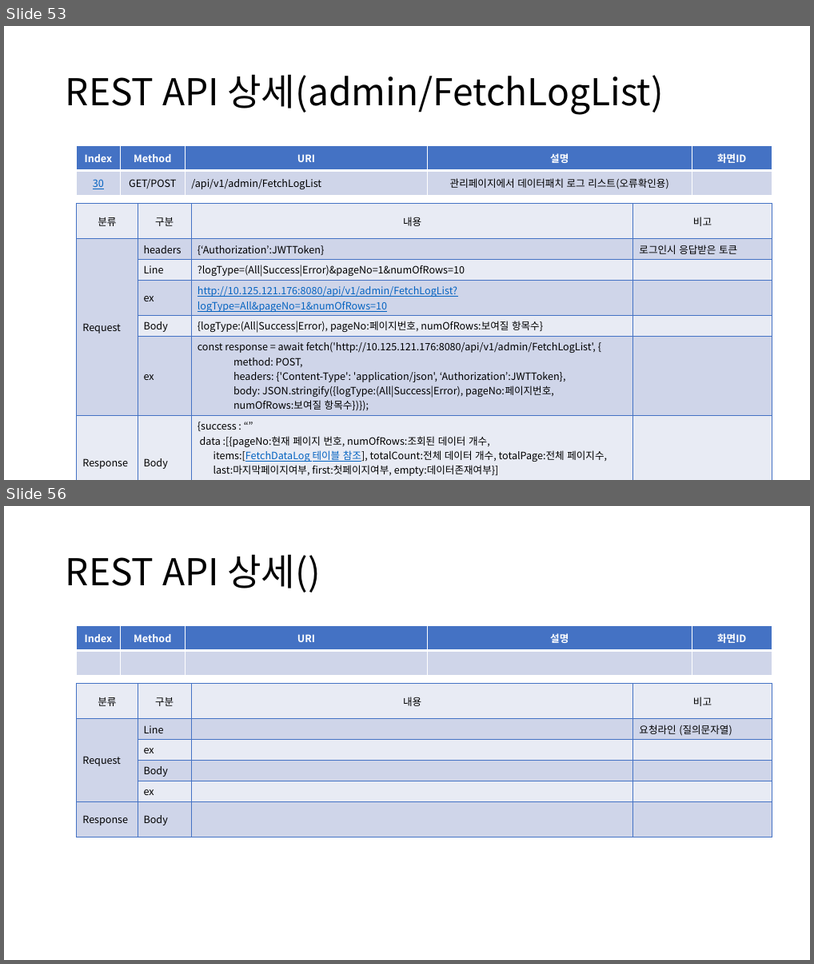
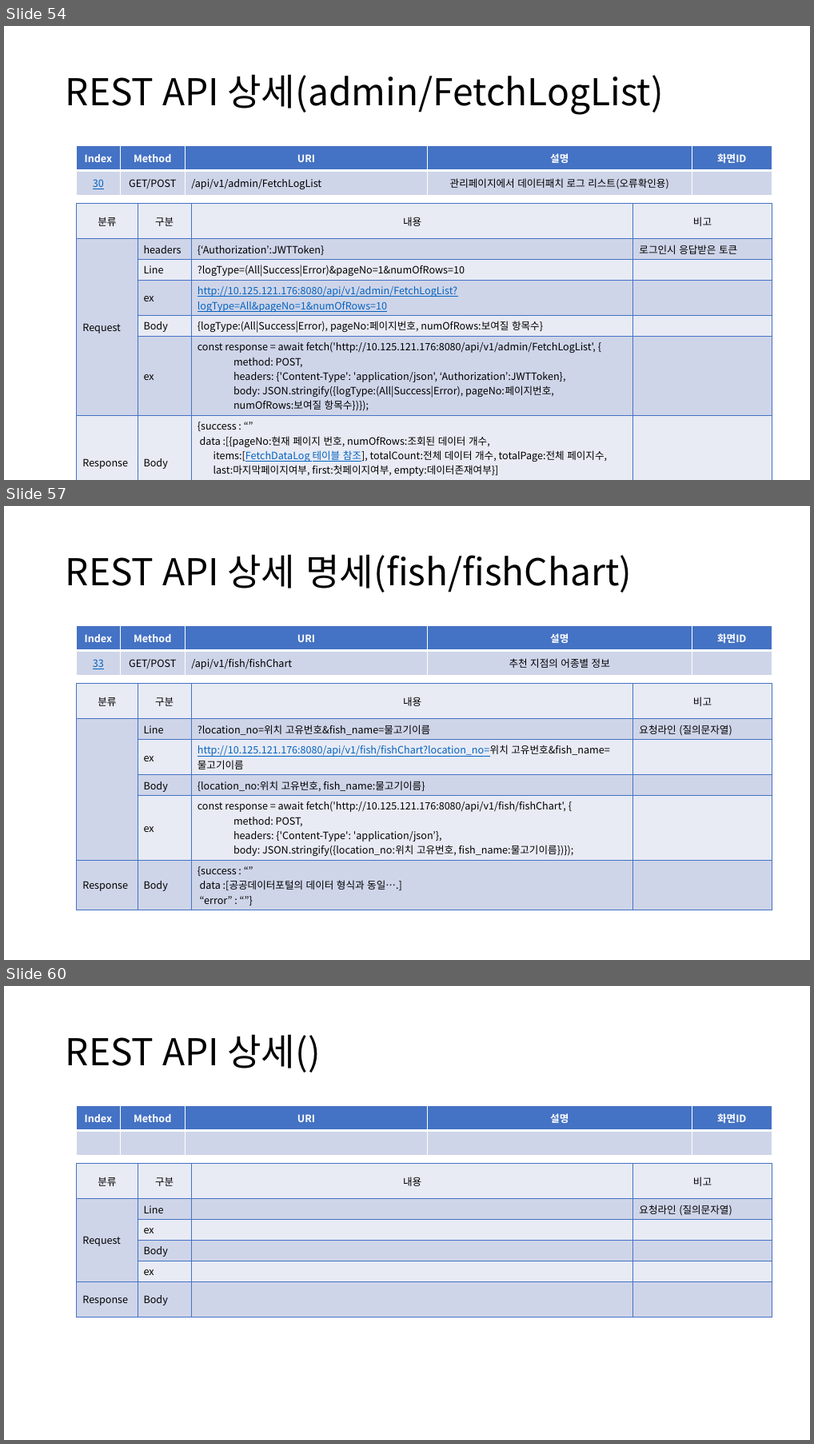
Before and after one commit to sujidaddy/workspace_miniproject, a slide deck: 미니프로젝트계획서제출용.pptx. Shown one above the other, each under a label of ours: slides 53 and 56 before the commit, slides 54, 57 and 60 after it; the slides between them are not shown. The pictures are 814x964 and 814x1444 pixels, drawn with LibreOffice and Linux fonts; fonts in the diff are those of the drawing. Boxes give left, top, right and bottom in pixels: in the first picture for what was removed or moved away, otherwise in the second. Text is boxed around its words. In the diff, an @@ line names an element or a change of style, - is before the commit and + after.

```diff
--- a/미니프로젝트계획서제출용.pptx
+++ b/미니프로젝트계획서제출용.pptx
@@ slide 57 added at [4, 506, 810, 960], background #FFFFFF @@
@@ title added at [66, 554, 632, 592], 44 pt, text #000000 @@
+REST API 상세 명세(fish/fishChart)
@@ table added at [77, 626, 772, 675], 2 rows, 5 columns @@
+Index | Method | URI | 설명 | 화면ID
+33 | GET/POST | /api/v1/fish/fishChart | 추천 지점의 어종별 정보 | 
@@ table added at [77, 684, 772, 907], 6 rows, 4 columns @@
+분류 | 구분 | 내용 | 비고
+ | Line | ?location_no=위치 고유번호&fish_name=물고기이름 | 요청라인 (질의문자열)
+ | ex | http://10.125.121.176:8080/api/v1/fish/fishChart?location_no=위치 고유번호&fish_name=물고기이름 | 
+ | Body | {location_no:위치 고유번호, fish_name:물고기이름} | 
+ | ex | const response = await fetch('http://10.125.121.176:8080/api/v1/fish/fishChart', { / method: POST, / headers: {'Content-Type': 'application/json’}, / body: JSON.stringify({location_no:위치 고유번호, fish_name:물고기이름})}); | 
+Response | Body | {success : “” data :[공공데이터포털의 데이터 형식과 동일….] / “error” : “”} | 
@@ what was slide 53 is now slide 54 @@
@@ what was slide 56 is now slide 60 @@
```
Also in this commit, not shown: 2 slides changed, 3 other slides added, 3 other files.
